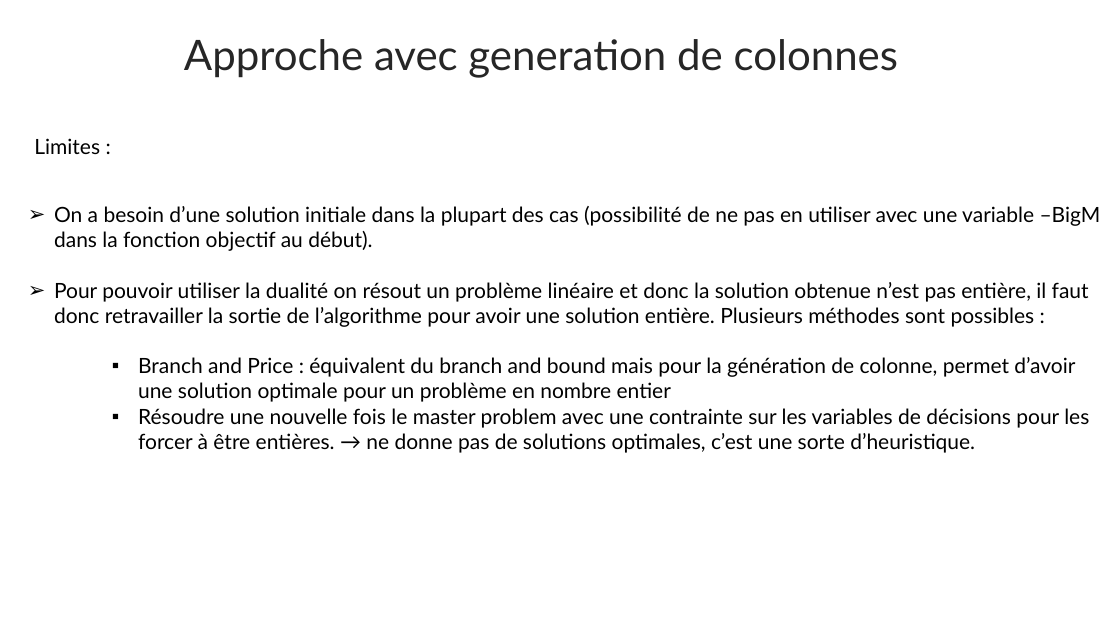
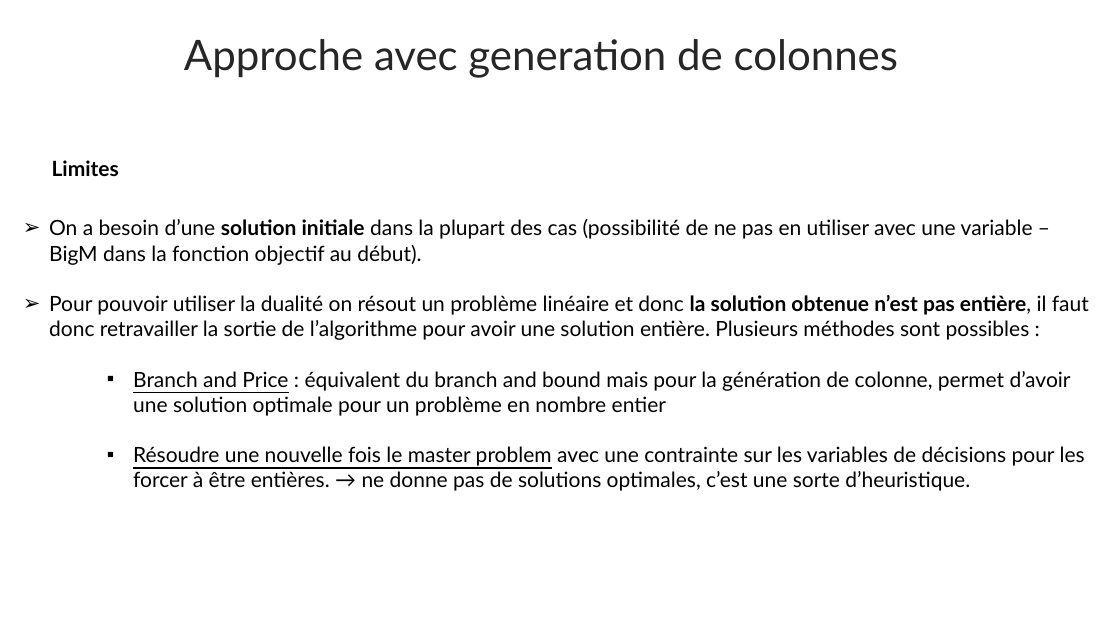
Before and after one commit to SimonBayl/Cutting_Stock_CG, a slide deck: slide 9 of Cutting_Stock_presentation.pptx (slide 8 before the commit). Drawn at 1120x630 pixels with LibreOffice and Linux fonts; fonts in the diff are those of the drawing. Boxes give left, top, right and bottom in pixels: in the first picture for what was removed or moved away, otherwise in the second. Text is boxed around its words. In the diff, an @@ line names an element or a change of style, - is before the commit and + after.

```diff
--- a/Cutting_Stock_presentation.pptx
+++ b/Cutting_Stock_presentation.pptx
@@ text at (52,160,119,176): text changed; bold on @@
-Limites :
+Limites
@@ text "On a besoin d’une solution ...": place and size @@
-text "On a besoin d’une solution ..." at (54,206,1101,453)
+text "On a besoin d’une solution ..." at (49,219,1089,491)
@@ text "On a besoin d’une solution ..." at (49,219,1089,491): bold on in "solution initiale", "la solution obtenue n’est pas entière,"; underline on in "Branch and Price", "Résoudre une nouvelle fois le master problem" @@
```
Also in this commit, not shown: 7 other slides changed, 1 slide added, 1 other file.
